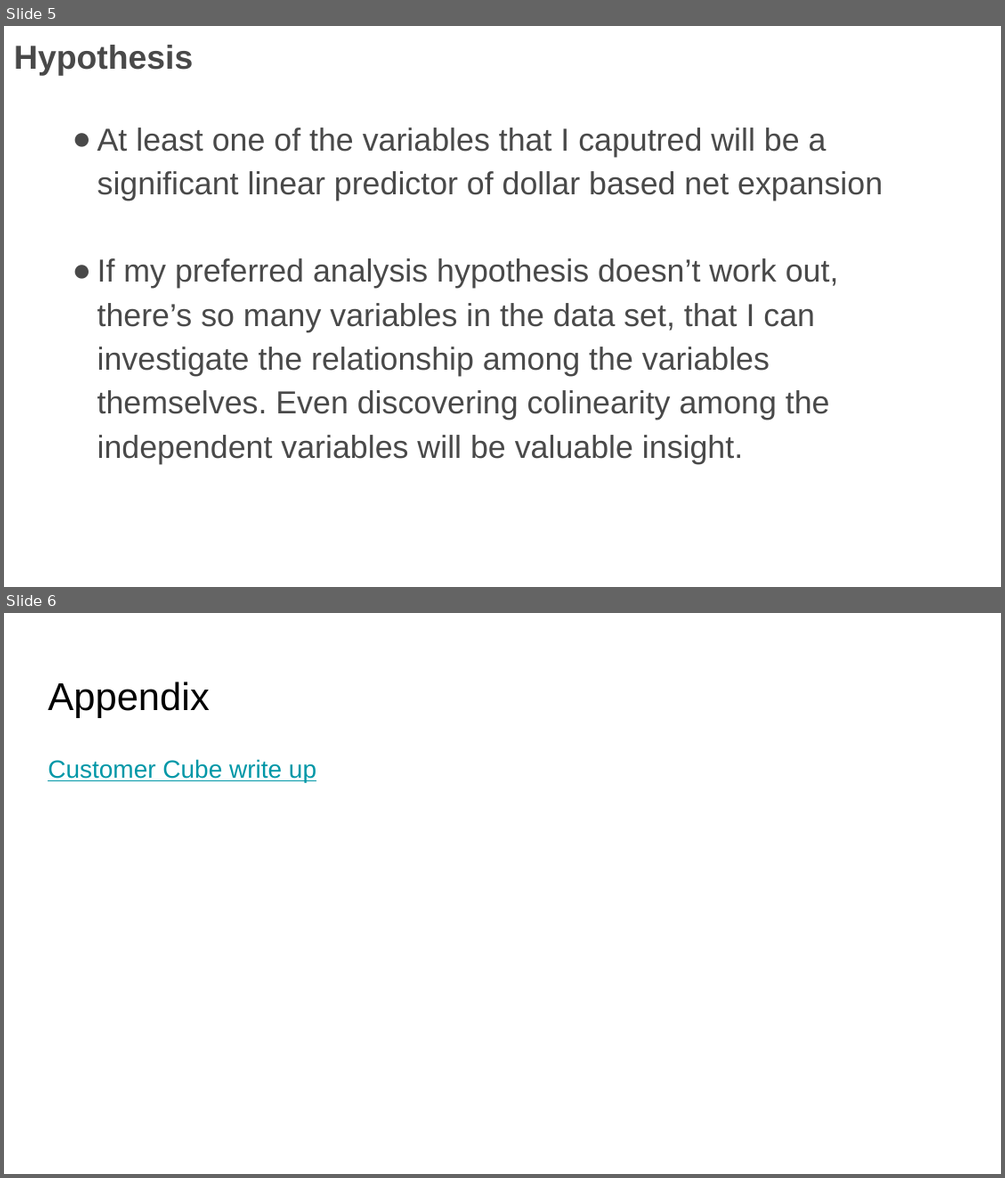
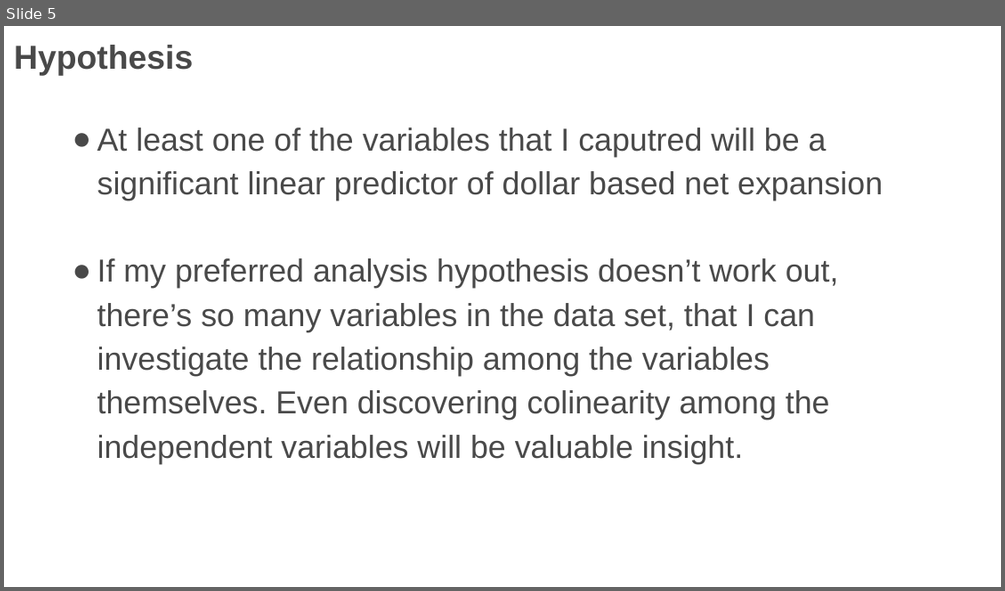
Before and after one commit to tonycaballero/DS-SF-30, a slide deck: final-project/1/Data_Science_Proj_1_TonyC.pptx. Shown one above the other, each under a label of ours: slides 5 and 6 before the commit, slide 5 after it. The pictures are 1005x1178 and 1005x591 pixels, drawn with LibreOffice and Linux fonts; fonts in the diff are those of the drawing; background and template pictures are left out. Boxes give left, top, right and bottom in pixels: in the first picture for what was removed or moved away, otherwise in the second. Text is boxed around its words. In the diff, an @@ line names an element or a change of style, - is before the commit and + after.

```diff
--- a/final-project/1/Data_Science_Proj_1_TonyC.pptx
+++ b/final-project/1/Data_Science_Proj_1_TonyC.pptx
@@ slide 6 removed at <box>4,613,1001,1174</box>, background #FFFFFF @@
@@ title removed at <box>48,682,209,718</box> @@
-Appendix
@@ text removed at <box>48,759,316,782</box> @@
-Customer Cube write up
```
Also in this commit, not shown: 2 other files.
